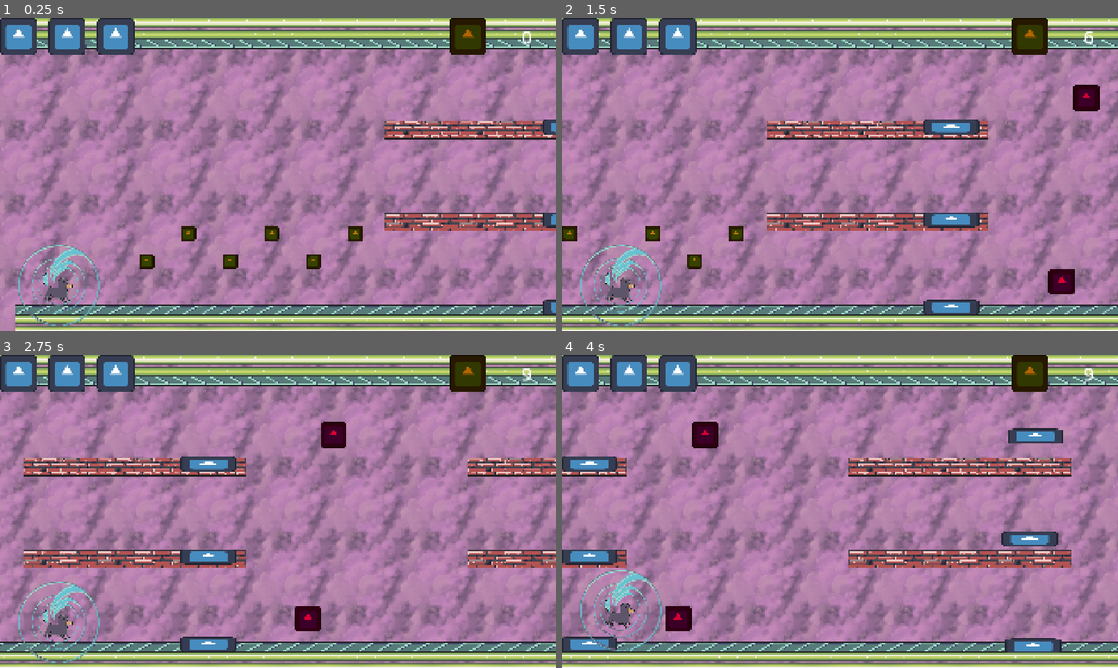
Above: before the commit, frames 1-4 (two rows, left to right).
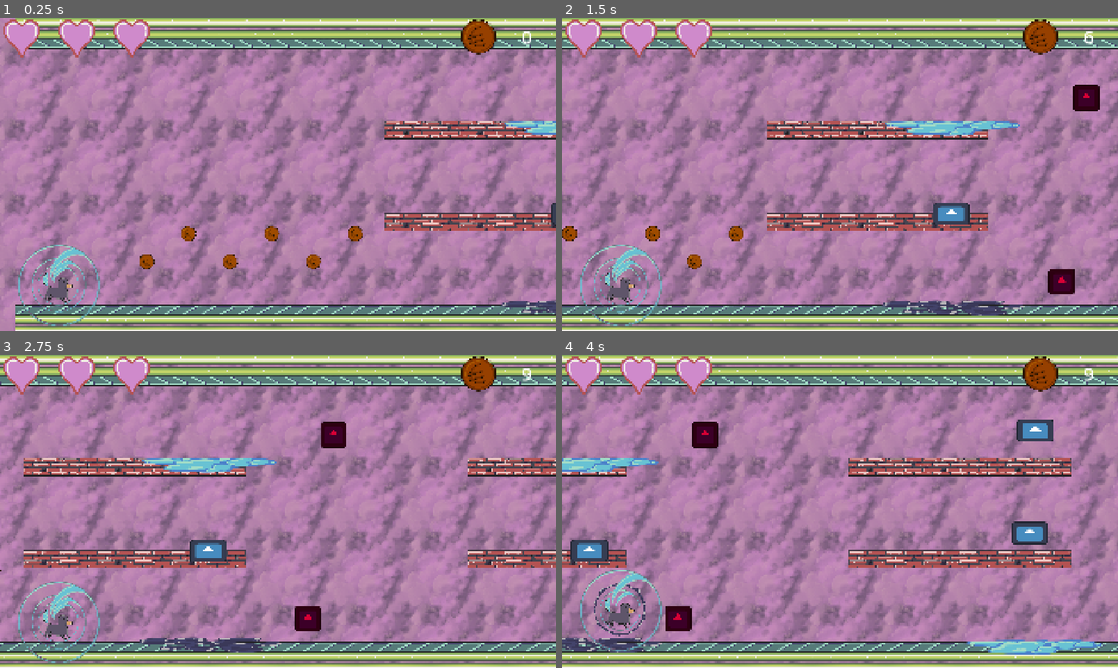
Above: after the commit, the same moments.

Repository: ricargoes/LayeredWheel
Game: Godot game, scene res://src/world.tscn
Two runs of this game, one before a commit and one after it. Both use one fixed random seed, a clock stepped at 60 frames per second and the inputs below. The engine's default icon, where the game draws it, is replaced by a stand-in: a white triangle on a blue panel in a dark square.
Inputs:
- Up to frame 1 (0.25 s): no input
- Up to frame 2 (1.5 s): hold C (change_layer) 0.53-1.28 s; tap Space (jump) at 0.77 s; tap C (change_layer) at 1.35 s
- Up to frame 3 (2.75 s): tap Space (jump) at 1.52 s; hold S (down) from 2.03 s (still down); hold C (change_layer) from 2.03 s (still down)
- Up to frame 4 (4 s): release S (down) at 2.78 s; release C (change_layer) at 2.78 s; tap C (change_layer) at 2.85 s; tap Space (jump) at 3.02, 3.77 s; hold C (change_layer) from 3.53 s (still down)

The runs differ from the first frame. In frame 1, 4.9% of the frame differs, in the area x 0-100%, y 0-95%; in frame 2, 6.2%; in frame 3, 5.7%; in frame 4, 7.6%, in the area x 0-97%, y 0-96%.

Commit message:
integracion graficos

Diff:
--- a/src/characters/wheel.tscn
+++ b/src/characters/wheel.tscn
@@ -4,8 +4,10 @@
 [ext_resource type="Texture2D" uid="uid://kiwumhgi8ubk" path="res://assets/sprites/personaje.png" id="2_3fmbn"]
 [ext_resource type="PackedScene" uid="uid://l0svrmegebof" path="res://src/ui/ui.tscn" id="3_3fmbn"]
 [ext_resource type="Texture2D" uid="uid://blp4pent1cod3" path="res://assets/sprites/bola.png" id="3_jmtn7"]
+[ext_resource type="Texture2D" uid="uid://ceorjt7s81jmp" path="res://assets/sprites/electricidad.png" id="4_0q82e"]
 [ext_resource type="Texture2D" uid="uid://be5ayhogo1xyb" path="res://assets/sprites/fuego.png" id="4_vbxy3"]
 [ext_resource type="Texture2D" uid="uid://bphdofdy46a4w" path="res://assets/sprites/agua.png" id="5_0q82e"]
+[ext_resource type="Texture2D" uid="uid://bq7krn3njpd0e" path="res://assets/sprites/aceite.png" id="6_6ruwk"]
 
 [sub_resource type="SpriteFrames" id="SpriteFrames_kvonq"]
 animations = [{
@@ -60,7 +62,7 @@
 }, {
 "frames": [{
 "duration": 1.0,
-"texture": ExtResource("3_jmtn7")
+"texture": ExtResource("4_0q82e")
 }],
 "loop": 1,
 "name": &"electricity_layer",
@@ -92,7 +94,7 @@
 }, {
 "frames": [{
 "duration": 1.0,
-"texture": ExtResource("3_jmtn7")
+"texture": ExtResource("6_6ruwk")
 }],
 "loop": 1,
 "name": &"oil_layer",
@@ -132,13 +134,13 @@
 [node name="InnerLayerSprite" type="AnimatedSprite2D" parent="Layers" unique_id=1965804074]
 scale = Vector2(0.4, 0.4)
 sprite_frames = SubResource("SpriteFrames_4ndvc")
-animation = &"fire_layer"
+animation = &"electricity_layer"
 autoplay = "air_layer"
 
 [node name="OuterLayerSprite" type="AnimatedSprite2D" parent="Layers" unique_id=1862223682]
 scale = Vector2(0.6, 0.6)
 sprite_frames = SubResource("SpriteFrames_4ndvc")
-animation = &"electricity_layer"
+animation = &"air_layer"
 autoplay = "air_layer"
 
 [node name="CollisionShape2D" type="CollisionShape2D" parent="Layers" unique_id=1763840296]
--- a/src/stage/coin.tscn
+++ b/src/stage/coin.tscn
@@ -1,21 +1,21 @@
 [gd_scene format=3 uid="uid://cgukodaqw7o2y"]
 
-[ext_resource type="Texture2D" uid="uid://djpb8v3usvygg" path="res://icon.svg" id="1_ccj0r"]
 [ext_resource type="Script" uid="uid://chthro77odf3t" path="res://src/stage/coin.gd" id="1_hxll2"]
+[ext_resource type="Texture2D" uid="uid://uok7w58u8inh" path="res://assets/sprites/icono_monedaa.png" id="2_hxll2"]
 
 [sub_resource type="SpriteFrames" id="SpriteFrames_pg213"]
 animations = [{
 "frames": [{
 "duration": 1.0,
-"texture": ExtResource("1_ccj0r")
+"texture": ExtResource("2_hxll2")
 }],
 "loop": 1,
 "name": &"default",
 "speed": 5.0
 }]
 
-[sub_resource type="RectangleShape2D" id="RectangleShape2D_kvonq"]
-size = Vector2(52, 52)
+[sub_resource type="CircleShape2D" id="CircleShape2D_hxll2"]
+radius = 25.019993
 
 [node name="Coin" type="Area2D" unique_id=987083466]
 collision_layer = 0
@@ -23,10 +23,10 @@
 
 [node name="AnimatedSprite2D" type="AnimatedSprite2D" parent="." unique_id=1952731497]
 self_modulate = Color(0.7496641, 0.4681136, 0, 1)
-scale = Vector2(0.4, 0.4)
+scale = Vector2(0.2, 0.2)
 sprite_frames = SubResource("SpriteFrames_pg213")
 
 [node name="CollisionShape2D" type="CollisionShape2D" parent="." unique_id=657958901]
-shape = SubResource("RectangleShape2D_kvonq")
+shape = SubResource("CircleShape2D_hxll2")
 
 [connection signal="body_entered" from="." to="." method="_on_body_entered"]
--- a/src/stage/elemental_source.tscn
+++ b/src/stage/elemental_source.tscn
@@ -2,9 +2,11 @@
 
 [ext_resource type="Texture2D" uid="uid://djpb8v3usvygg" path="res://icon.svg" id="1_85gyl"]
 [ext_resource type="Script" uid="uid://n1fk3s238oc3" path="res://src/stage/elemental_source.gd" id="1_vfntf"]
+[ext_resource type="Texture2D" uid="uid://ndw012k1x0lk" path="res://assets/sprites/charco_aceite.png" id="3_h2sh7"]
+[ext_resource type="Texture2D" uid="uid://7208jsynepkw" path="res://assets/sprites/charco.png" id="3_lk3o1"]
 
 [sub_resource type="RectangleShape2D" id="RectangleShape2D_85gyl"]
-size = Vector2(192, 20)
+size = Vector2(454, 20)
 
 [sub_resource type="SpriteFrames" id="SpriteFrames_kvonq"]
 animations = [{
@@ -34,7 +36,7 @@
 }, {
 "frames": [{
 "duration": 1.0,
-"texture": ExtResource("1_85gyl")
+"texture": ExtResource("3_h2sh7")
 }],
 "loop": 0,
 "name": &"oil",
@@ -42,7 +44,7 @@
 }, {
 "frames": [{
 "duration": 1.0,
-"texture": ExtResource("1_85gyl")
+"texture": ExtResource("3_lk3o1")
 }],
 "loop": 0,
 "name": &"water",
@@ -57,9 +59,8 @@
 shape = SubResource("RectangleShape2D_85gyl")
 
 [node name="AnimatedSprite2D" type="AnimatedSprite2D" parent="." unique_id=2024253618]
-position = Vector2(0, 20.000004)
-scale = Vector2(1.5, 0.4)
+scale = Vector2(1, 0.6)
 sprite_frames = SubResource("SpriteFrames_kvonq")
-animation = &"gravel"
+animation = &"water"
 
 [connection signal="body_entered" from="." to="." method="_on_body_entered"]
--- a/src/ui/life_point.gd
+++ b/src/ui/life_point.gd
@@ -1,6 +1,6 @@
 extends TextureRect
 
-var full_point_texture = preload("res://icon.svg")
+var full_point_texture = preload("res://assets/sprites/icono_corazon.png")
 var empty_point_texture = null
 
 func lose_point() -> void:
--- a/src/ui/life_point.tscn
+++ b/src/ui/life_point.tscn
@@ -1,8 +1,10 @@
 [gd_scene format=3 uid="uid://bv3tlhj53okwr"]
 
-[ext_resource type="Texture2D" uid="uid://djpb8v3usvygg" path="res://icon.svg" id="1_hlmkc"]
+[ext_resource type="Texture2D" uid="uid://dg6sfougdblo4" path="res://assets/sprites/icono_corazon.png" id="1_5l1up"]
 [ext_resource type="Script" uid="uid://bthrpimh1sbw7" path="res://src/ui/life_point.gd" id="2_5l1up"]
 
 [node name="LifePoint" type="TextureRect" unique_id=1055001713]
-texture = ExtResource("1_hlmkc")
+custom_minimum_size = Vector2(150, 150)
+texture = ExtResource("1_5l1up")
+expand_mode = 3
 script = ExtResource("2_5l1up")
--- a/src/ui/ui.gd
+++ b/src/ui/ui.gd
@@ -13,7 +13,7 @@
 	var lifepoints_objects = %Health.get_children()
 	for i in range(life_points):
 		lifepoints_objects[i].get_point()
-	for i in range(max_life_points - life_points):
+	for i in range(life_points, max_life_points):
 		lifepoints_objects[i].lose_point()
 
 func sync_points(points: int) -> void:
--- a/src/ui/ui.tscn
+++ b/src/ui/ui.tscn
@@ -1,7 +1,7 @@
 [gd_scene format=3 uid="uid://l0svrmegebof"]
 
 [ext_resource type="Script" uid="uid://dse5ouf22fxk8" path="res://src/ui/ui.gd" id="1_qemve"]
-[ext_resource type="Texture2D" uid="uid://djpb8v3usvygg" path="res://icon.svg" id="2_jlntk"]
+[ext_resource type="Texture2D" uid="uid://uok7w58u8inh" path="res://assets/sprites/icono_monedaa.png" id="2_jlntk"]
 
 [node name="UI" type="CanvasLayer" unique_id=880718439]
 script = ExtResource("1_qemve")
@@ -22,12 +22,13 @@
 offset_left = -40.0
 offset_bottom = 100.0
 grow_horizontal = 0
-theme_override_constants/separation = 40
 
 [node name="TextureRect" type="TextureRect" parent="Points" unique_id=525324914]
 self_modulate = Color(0.71014214, 0.3973866, 0.006385603, 1)
+custom_minimum_size = Vector2(128, 128)
 layout_mode = 2
 texture = ExtResource("2_jlntk")
+expand_mode = 3
 
 [node name="Score" type="Label" parent="Points" unique_id=856031370]
 unique_name_in_owner = true
Not shown, added: assets/sprites/aceite.png.import
Not shown, added: assets/sprites/charco.png.import
Not shown, added: assets/sprites/charco_aceite.png.import
Not shown, added: assets/sprites/electricidad.png.import
Binary file changed: assets/sprites/icono_corazon.png
Not shown, added: assets/sprites/icono_corazon.png.import
Binary file changed: assets/sprites/icono_monedaa.png
Not shown, added: assets/sprites/icono_monedaa.png.import
